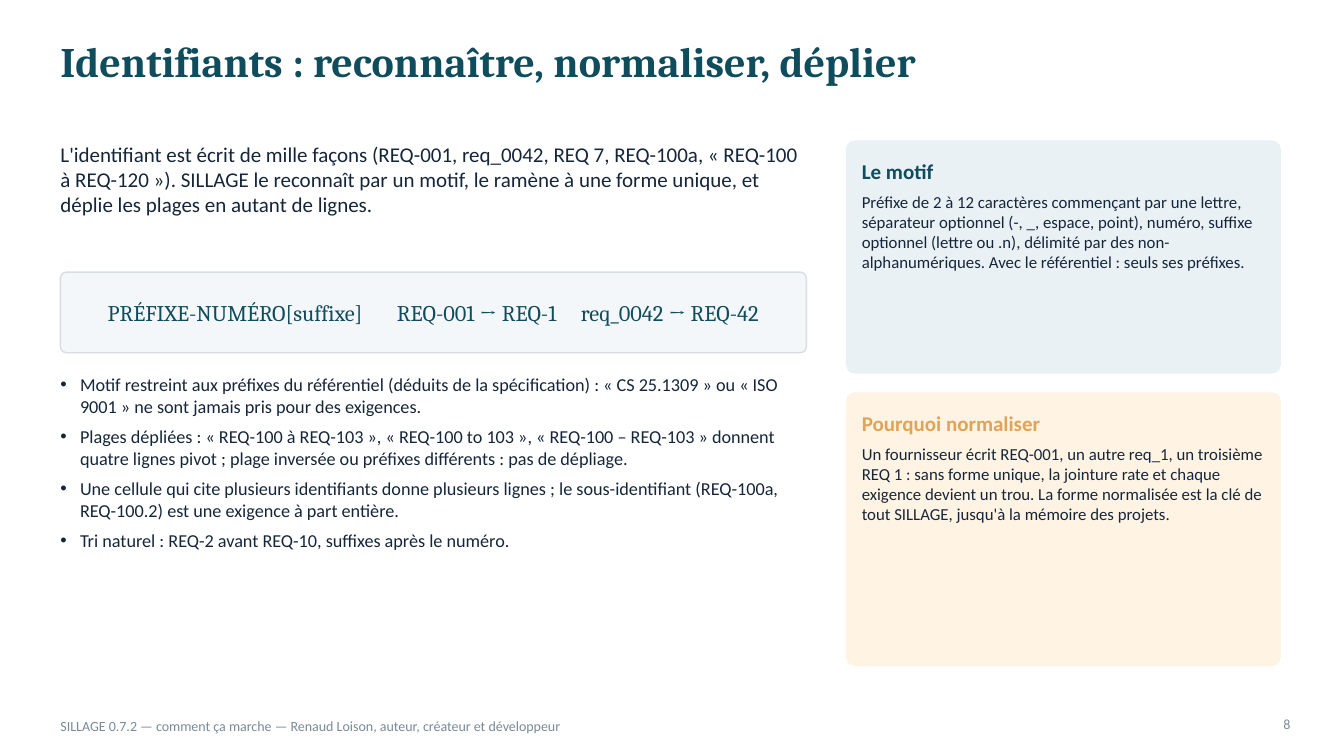
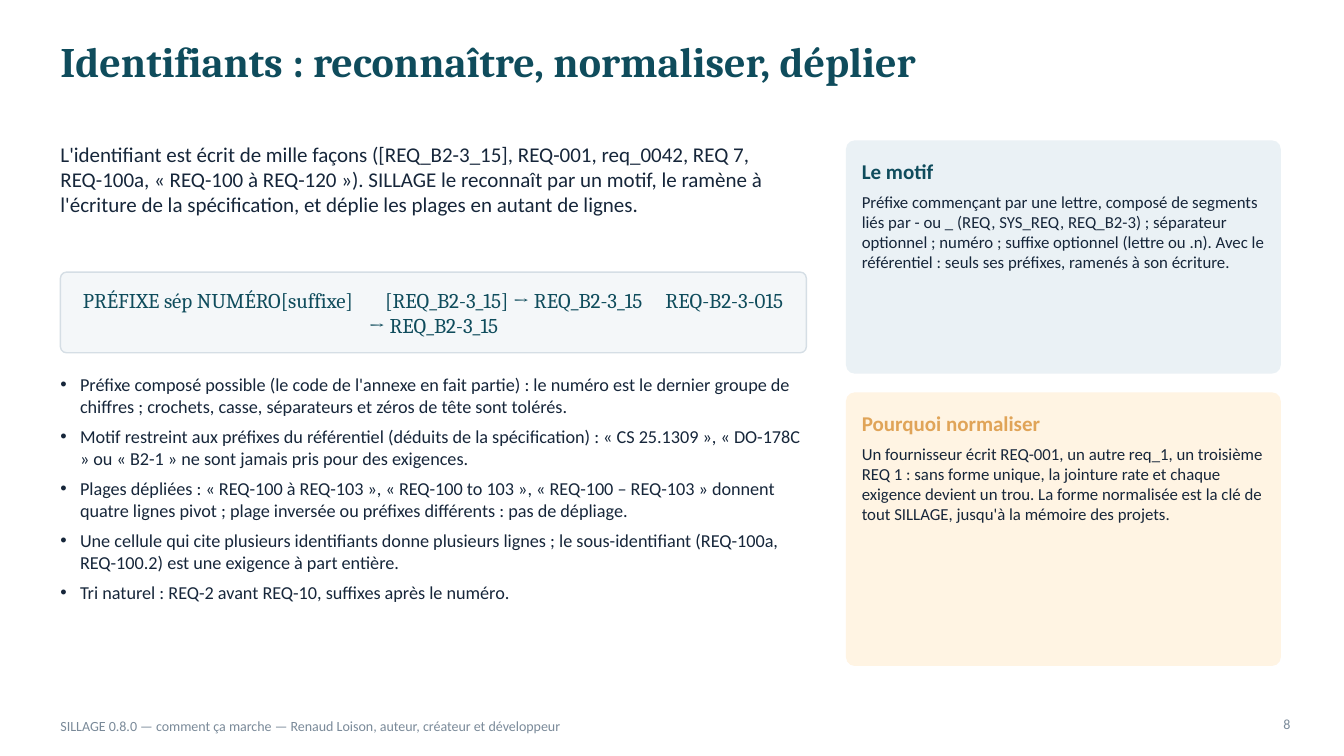
Before and after one commit to Renopop/SILLAGE, a slide deck: slide 8 of docs/SILLAGE_comment_ca_marche_principes.pptx. Drawn at 1344x756 pixels with LibreOffice and Linux fonts; fonts in the diff are those of the drawing. Boxes give left, top, right and bottom in pixels: in the first picture for what was removed or moved away, otherwise in the second. Text is boxed around its words. In the diff, an @@ line names an element or a change of style, - is before the commit and + after.

```diff
--- a/docs/SILLAGE_comment_ca_marche_principes.pptx
+++ b/docs/SILLAGE_comment_ca_marche_principes.pptx
@@ text at [60,146,762,216]: text changed @@
-L'identifiant est écrit de mille façons (REQ-001, req_0042, REQ 7, REQ-100a, « REQ-100 à REQ-120 »). SILLAGE le reconnaît par un motif, le ramène à une forme unique, et déplie les plages en autant de lignes.
+L'identifiant est écrit de mille façons ([REQ_B2-3_15], REQ-001, req_0042, REQ 7, REQ-100a, « REQ-100 à REQ-120 »). SILLAGE le reconnaît par un motif, le ramène à l'écriture de la spécification, et déplie les plages en autant de lignes.
@@ text at [862,196,1264,271]: text changed @@
-Préfixe de 2 à 12 caractères commençant par une lettre, séparateur optionnel (-, _, espace, point), numéro, suffixe optionnel (lettre ou .n), délimité par des non-alphanumériques. Avec le référentiel : seuls ses préfixes.
+Préfixe commençant par une lettre, composé de segments liés par - ou _ (REQ, SYS_REQ, REQ_B2-3) ; séparateur optionnel ; numéro ; suffixe optionnel (lettre ou .n). Avec le référentiel : seuls ses préfixes, ramenés à son écriture.
@@ text at [83,290,783,337]: text changed; size 16 to 15 pt @@
-PRÉFIXE-NUMÉRO[suffixe] REQ-001 → REQ-1 req_0042 → REQ-42
+PRÉFIXE sép NUMÉRO[suffixe] [REQ_B2-3_15] → REQ_B2-3_15 REQ-B2-3-015 → REQ_B2-3_15
@@ text at [80,378,800,468]: text changed @@
-• Motif restreint aux préfixes du référentiel (déduits de la spécification) : « CS 25.1309 » ou « ISO 9001 » ne sont jamais pris pour des exigences.
+• Préfixe composé possible (le code de l'annexe en fait partie) : le numéro est le dernier groupe de chiffres ; crochets, casse, séparateurs et zéros de tête sont tolérés.
+• Motif restreint aux préfixes du référentiel (déduits de la spécification) : « CS 25.1309 », « DO-178C » ou « B2-1 » ne sont jamais pris pour des exigences.
@@ text at [60,721,561,734]: text changed @@
-SILLAGE 0.7.2 — comment ça marche — Renaud Loison, auteur, créateur et développeur
+SILLAGE 0.8.0 — comment ça marche — Renaud Loison, auteur, créateur et développeur
```
Also in this commit, not shown: 27 other slides changed, 13 other files.
